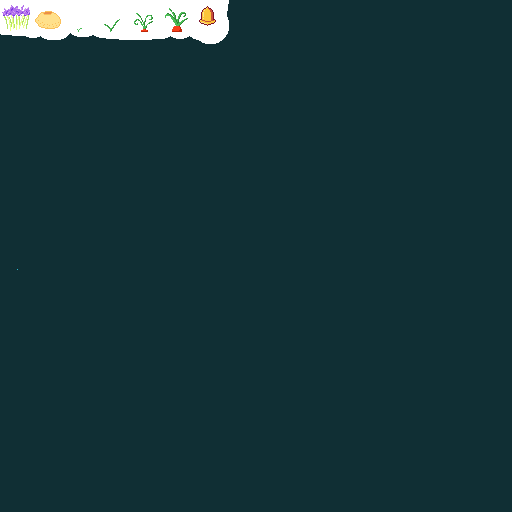
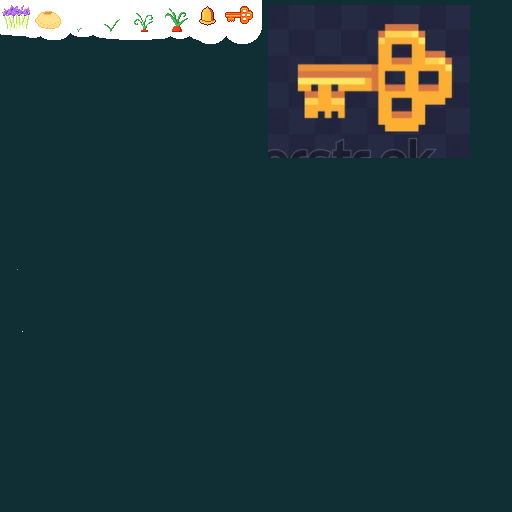
Revision of a layered (512, 512) image; what changed, layer by layer:
added layer "Capa de pintura 4" above "Capa de pintura 5(pegado)" over [225, 0, 282, 158]
added layer "Capa de pintura 5(pegado)" above "Capa de pintura 3" over [241, 0, 470, 158]
painted on "Capa de pintura 1" over [22, 0, 470, 332]
